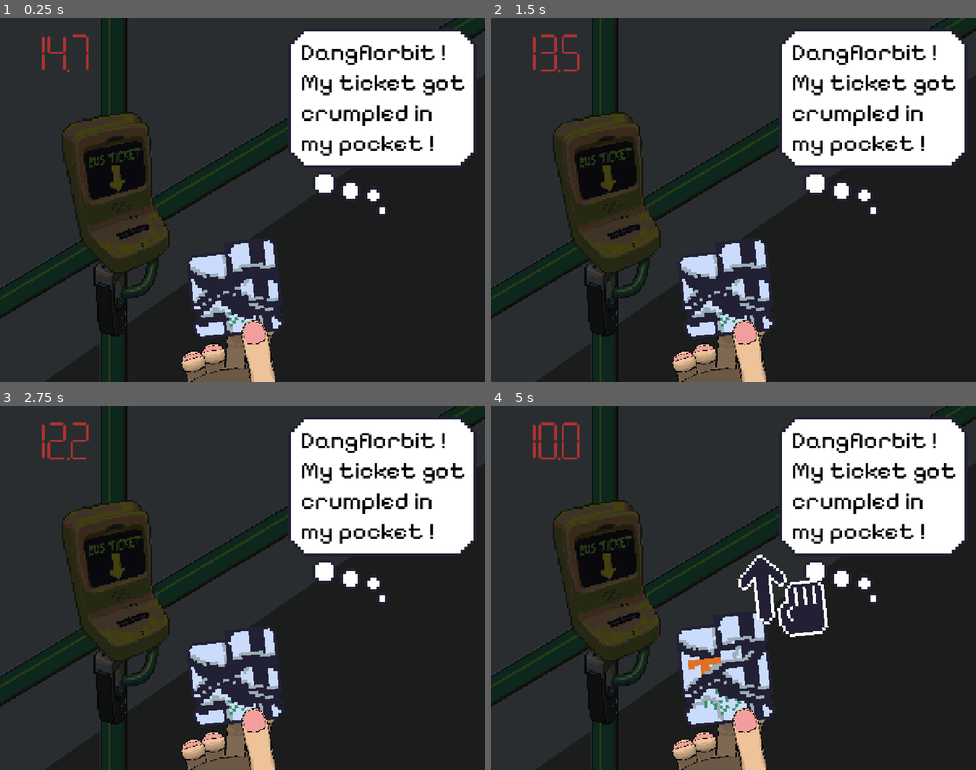
Above: before the commit, frames 1-4 (two rows, left to right).
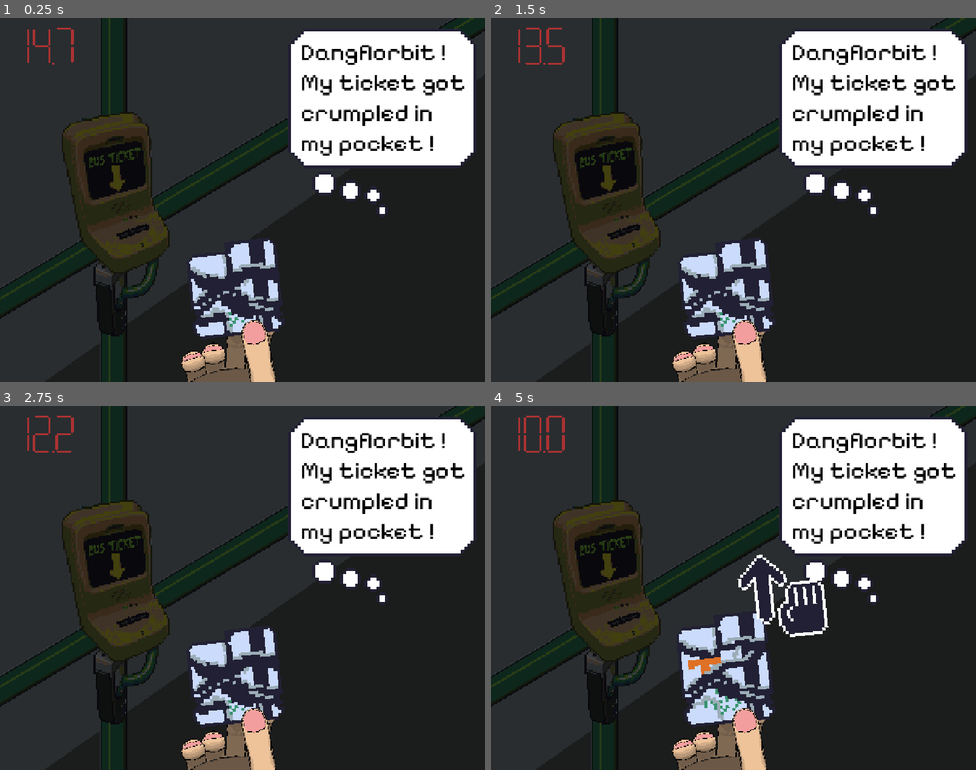
Above: after the commit, the same moments.

Repository: tom-frantz/gmtk-2026
Game: Godot game, scene res://scenes/minigames/crumpled_ticket/minigame_crumpled_ticket.tscn
Two runs of this game, one before a commit and one after it. Both use one fixed random seed, a clock stepped at 60 frames per second and the inputs below. This scene is started directly instead of the project's main scene. The engine's default icon, where the game draws it, is replaced by a stand-in: a white triangle on a blue panel in a dark square. Sound files missing from this copy of the repository are replaced by a short silence.
Inputs (mouse positions are in pixels of both pictures, inside the frame that each line leads up to):
- Up to frame 1 (0.25 s): no input
- Up to frame 2 (1.5 s): tap Enter at 0.5 s; move the mouse to (840, 181) at 0.52 s; click (840, 181) at 0.6 s; drag from (636, 218) to (723, 287) at 1.27 s
- Up to frame 3 (2.75 s): tap Space at 2 s; move the mouse to (291, 507) at 2.02 s; click (291, 507) at 2.1 s
- Up to frame 4 (5 s): drag from (709, 660) to (588, 533) at 2.77 s; move the mouse to (879, 642) at 3.52 s; click (879, 642) at 3.6 s; drag from (588, 533) to (723, 668) at 4.27 s

The runs differ from the first frame. In frame 1, 0.3% of the frame differs, in the area x 5-19%, y 2-15%; in frame 2, 0.4%; in frame 3, 0.4%; in frame 4, 0.5%.

Commit message:
Add Level Timer Scene to crumpled ticket

Diff:
--- a/scenes/minigames/crumpled_ticket/minigame_crumpled_ticket.gd
+++ b/scenes/minigames/crumpled_ticket/minigame_crumpled_ticket.gd
@@ -1,18 +1,5 @@
 extends Node2D
 
-var background_music: AudioStreamPlayer
-var timer: Timer
-var win_audio: AudioStreamPlayer
-var has_won: bool = false;
-
-@export_range(0, 100, 0.1, "suffix:s", "prefer_slider") \
-    var time_left: float = 30
-
-func _ready() -> void:
-    background_music = %background_music
-    timer = (%LevelTimer as DigitalTimer2D).timer
-    win_audio = %win_audio
-    background_music.play()
 
 # Called every frame. 'delta' is the elapsed time since the previous frame.
 func _process(_delta: float) -> void:
--- a/scenes/minigames/crumpled_ticket/minigame_crumpled_ticket.tscn
+++ b/scenes/minigames/crumpled_ticket/minigame_crumpled_ticket.tscn
@@ -1,16 +1,13 @@
 [gd_scene format=3 uid="uid://bu2ysg2oqbo6n"]
 
-[ext_resource type="Script" uid="uid://ygnnutno1elj" path="res://scenes/minigames/crumpled_ticket/minigame_crumpled_ticket.gd" id="1_8u4w2"]
 [ext_resource type="PackedScene" uid="uid://ixxk6kfb35xk" path="res://scenes/minigames/crumpled_ticket/crumpled_ticket.tscn" id="1_744sh"]
 [ext_resource type="Texture2D" uid="uid://hevq3jirl5f0" path="res://assets/finger_hammer_finger02.png" id="1_yhmhs"]
 [ext_resource type="Texture2D" uid="uid://b3uemvr3fun0n" path="res://assets/crumpled_ticket_background.png" id="2_mtd4c"]
 [ext_resource type="Texture2D" uid="uid://b10ge32ceayao" path="res://assets/finger_hammer_finger01.png" id="3_wou8l"]
 [ext_resource type="PackedScene" uid="uid://cbftkdqiqa54g" path="res://scenes/minigames/crumpled_ticket/move_up_hint.tscn" id="4_wou8l"]
-[ext_resource type="PackedScene" uid="uid://d3qorbs0l4srn" path="res://scenes/common/timer/timer.tscn" id="5_0l6b4"]
-[ext_resource type="Script" uid="uid://dgut0ds5bd0q5" path="res://scripts/minigame_timer.gd" id="7_3o7x3"]
-[ext_resource type="AudioStream" uid="uid://jqhdadky6uci" path="res://assets/sound/fx/fail.wav" id="8_pymaf"]
 [ext_resource type="AudioStream" uid="uid://k18nqwv3wfdh" path="res://assets/sound/music/late for the bus.wav" id="9_3o7x3"]
-[ext_resource type="AudioStream" uid="uid://c1v77h4rgrwmw" path="res://assets/sound/fx/win_minigame.wav" id="10_u7sap"]
+[ext_resource type="PackedScene" uid="uid://ntopxyuq6n0t" path="res://scenes/common/timer/level_timer.tscn" id="9_uokl8"]
+[ext_resource type="PackedScene" uid="uid://dq7lh25bpwk60" path="res://scenes/minigames/finger_hammer/minigame_finger_hammer.tscn" id="10_dnbhw"]
 [ext_resource type="Texture2D" uid="uid://cnfu80rkpy6h2" path="res://assets/thought_bubble.png" id="11_0i0rq"]
 [ext_resource type="FontFile" uid="uid://df481jg3bvt8e" path="res://assets/font/PixelifySans.ttf" id="11_pymaf"]
 [ext_resource type="AudioStream" uid="uid://c1q6u336lgi3q" path="res://assets/sound/fx/crinkle_1.wav" id="13_uokl8"]
@@ -32,7 +29,6 @@
 stream_3/stream = ExtResource("16_dnbhw")
 
 [node name="MinigameCrumpledTicket" type="Node2D" unique_id=750537635]
-script = ExtResource("1_8u4w2")
 
 [node name="bg" type="Sprite2D" parent="." unique_id=711662324]
 modulate = Color(0.26293245, 0.26293245, 0.26293245, 1)
@@ -125,51 +121,12 @@
 rotation = -0.10471976
 scale = Vector2(8, 8)
 
-[node name="LevelTimer" parent="." unique_id=1923668992 instance=ExtResource("5_0l6b4")]
+[node name="LevelTimer" parent="." unique_id=1524867858 instance=ExtResource("9_uokl8")]
 unique_name_in_owner = true
-position = Vector2(163, 93)
-
-[node name="Timer" parent="LevelTimer" index="0" unique_id=1572085082]
-wait_time = 15.0
-one_shot = true
-autostart = true
-script = ExtResource("7_3o7x3")
-
-[node name="fail_banner" type="Label" parent="LevelTimer/Timer" index="0" unique_id=928418912]
-visible = false
-z_index = 100
-offset_left = 136.0
-offset_top = 194.0
-offset_right = 1192.0
-offset_bottom = 603.0
-theme_override_colors/font_color = Color(1, 0, 0.047058824, 1)
-theme_override_font_sizes/font_size = 300
-text = "LOSER!"
-
-[node name="lose_audio" type="AudioStreamPlayer" parent="LevelTimer/Timer" index="1" unique_id=470832685]
-unique_name_in_owner = true
-stream = ExtResource("8_pymaf")
-
-[node name="win_banner" type="Label" parent="." unique_id=1741623242]
-unique_name_in_owner = true
-visible = false
-z_index = 100
-z_as_relative = false
-offset_left = 6.0
-offset_top = 275.0
-offset_right = 1293.0
-offset_bottom = 684.0
-theme_override_colors/font_color = Color(1, 1, 0.25490198, 1)
-theme_override_font_sizes/font_size = 300
-text = "WINNER!"
-
-[node name="background_music" type="AudioStreamPlayer" parent="." unique_id=62762688]
-unique_name_in_owner = true
-stream = ExtResource("9_3o7x3")
-
-[node name="win_audio" type="AudioStreamPlayer" parent="." unique_id=1255576016]
-unique_name_in_owner = true
-stream = ExtResource("10_u7sap")
+lose_timeout = 15.0
+transition_text = "Oh NO A GUARD!"
+next_minigame = ExtResource("10_dnbhw")
+background_music = ExtResource("9_3o7x3")
 
 [node name="CrinkleSound" type="AudioStreamPlayer" parent="." unique_id=1746694283]
 unique_name_in_owner = true
@@ -177,6 +134,4 @@
 volume_db = -4.0
 pitch_scale = 3.0
 
-[connection signal="fully_uncrumpled" from="CrumpledTicket" to="." method="_on_crumpled_ticket_fully_uncrumpled"]
-
-[editable path="LevelTimer"]
+[connection signal="fully_uncrumpled" from="CrumpledTicket" to="LevelTimer" method="on_win"]
